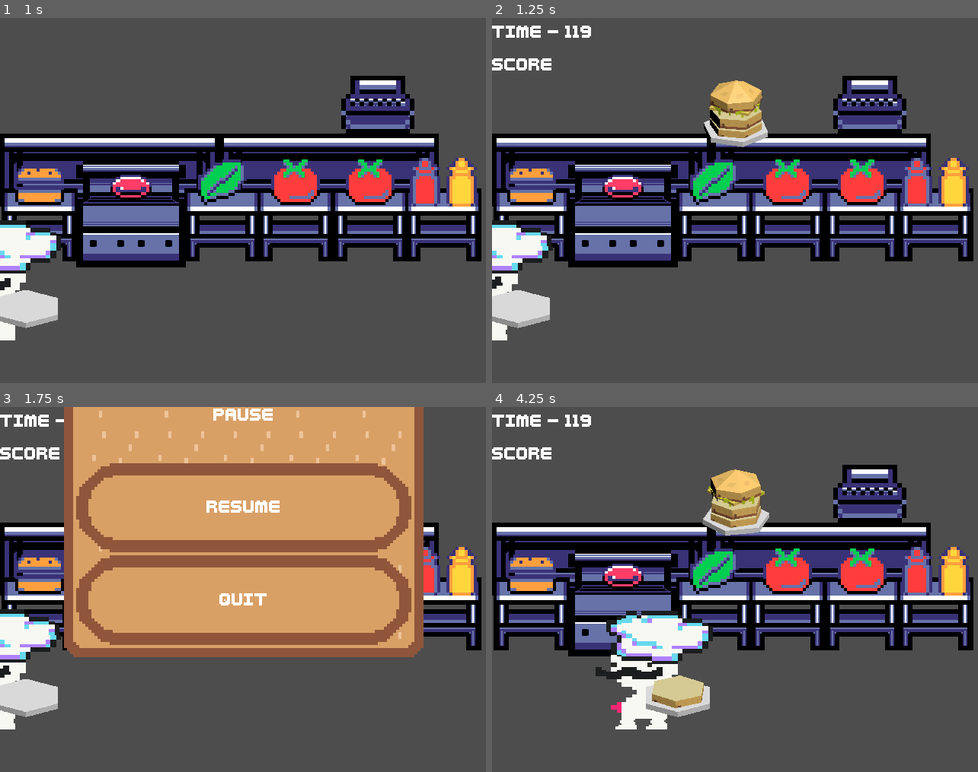
Above: before the commit, frames 1-4 (two rows, left to right).
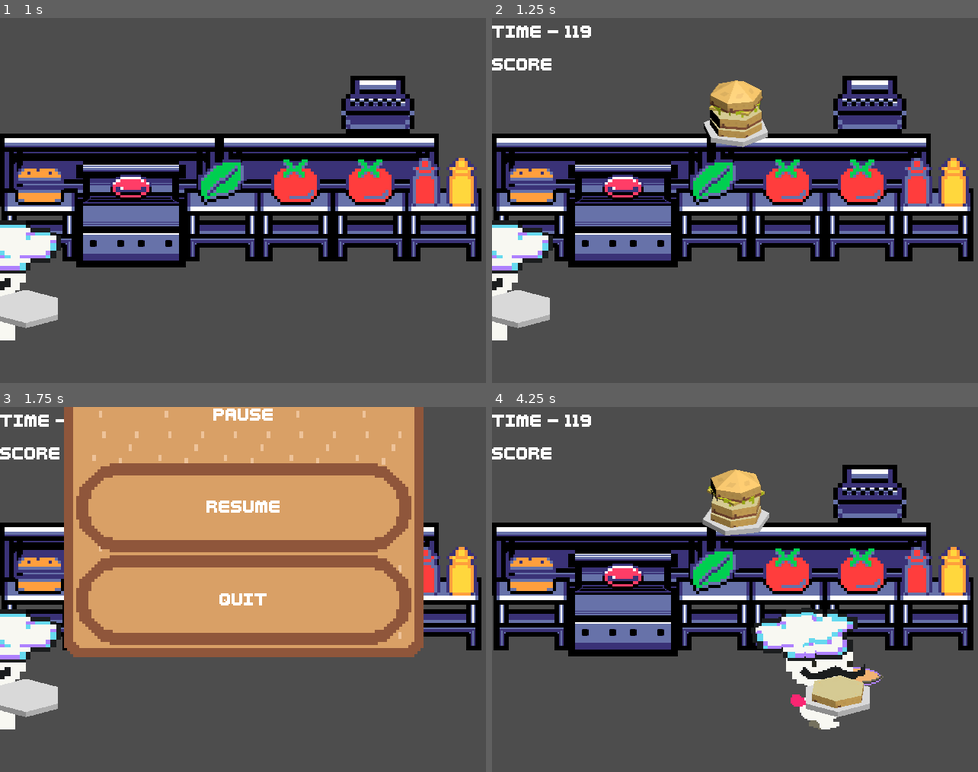
Above: after the commit, the same moments.

Repository: LettucePie/burgert
Game: Godot game, scene res://scenes/play.tscn
The game is run twice, just before and just after one commit, with the same random seed, the same clock (stepped at 60 frames per second) and the same inputs.
Inputs:
- Up to frame 1 (1 s): click "Play" at 0.5 s
- Up to frame 2 (1.25 s): no input
- Up to frame 3 (1.75 s): tap Enter (menu) at 1.25 s; hold Right (right) from 1.28 s (still down); tap Z (confirm) at 1.35 s
- Up to frame 4 (4.25 s): release Right (right) at 2.03 s; hold Down (down) 2.03-2.75 s; tap C (special1) at 2.1 s; click "RESUME" at 2.75 s; hold Right (right) from 3.53 s (still down); tap Z (confirm) at 3.6 s

Frame 1 is identical in both runs. In frame 2, 0.1% of the frame differs, in the area x 0-13%, y 55-87%; in frame 3, 0.1%; in frame 4, 10%, in the area x 21-81%, y 55-89%.

Commit message:
draft of animations

Diff:
--- a/scenes/game/chef.gd
+++ b/scenes/game/chef.gd
@@ -1,13 +1,17 @@
 extends Node2D
 class_name Chef
 
-const MOVE_SPEED = 5
+const MOVE_SPEED = 10
 @onready var burger_portal : BurgerPortal = $burger_portal
 @onready var current_burger : Burger = burger_portal.burger
+@onready var anim : AnimatedSprite2D = $AnimatedSprite2D
+@onready var frames : SpriteFrames = anim.sprite_frames
 
 var active : bool = true
 var stations : Array[Workstation]
 var current_station : Workstation = null
+#var running : bool = false
+var direction : String = "L"
 
 
 # Called when the node enters the scene tree for the first time.
@@ -35,11 +39,19 @@
 
 func process_movement(delta):
 	var move_vec : Vector2 = Vector2.ZERO
-	if Input.is_action_pressed("left"): move_vec.x -= 1
-	if Input.is_action_pressed("right"): move_vec.x += 1
+	if Input.is_action_pressed("left"):
+		move_vec.x -= 1
+		query_anim("Run_Plate_L")
+		direction = "L"
+	if Input.is_action_pressed("right"):
+		move_vec.x += 1
+		query_anim("Run_Plate_R")
+		direction = "R"
 	position.x += move_vec.x * MOVE_SPEED
 	if move_vec != Vector2.ZERO:
 		assess_closest_station()
+	else:
+		query_anim("Idle_Plate_" + direction)
 
 
 func process_actions(delta):
@@ -64,3 +76,8 @@
 func _on_area_2d_area_exited(area):
 	if stations.has(area):
 		stations.erase(area)
+
+
+func query_anim(new_anim : String):
+	if frames.has_animation(new_anim) and anim.get_animation() != new_anim:
+		anim.play(new_anim)
--- a/scenes/game/game.tscn
+++ b/scenes/game/game.tscn
@@ -18,6 +18,7 @@
 position = Vector2(0, 328)
 
 [node name="hud" parent="." instance=ExtResource("3_wdtco")]
+visible = false
 
 [node name="game_timer" type="Timer" parent="."]
 wait_time = 120.0
